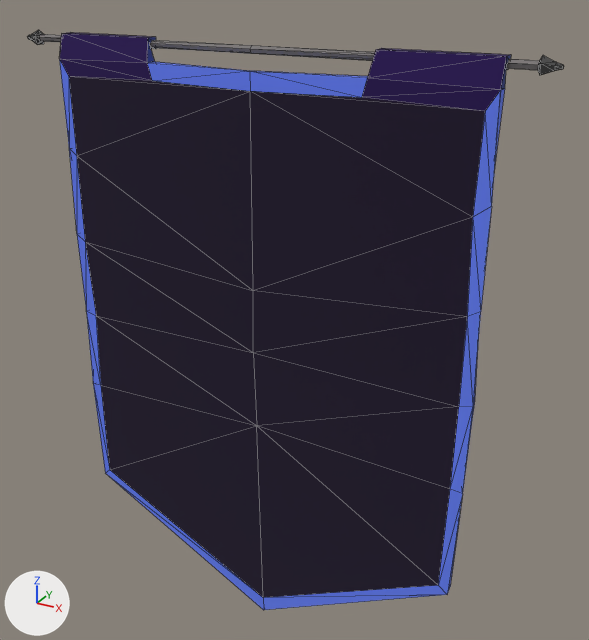
The glTF model assets/05_Fantasy_Pack/Banner_Blue_02/Banner_Blue_02.glb: old version first, new version second.
The view is the same before and after, from a 50 mm lens placed at (1.36, -2.26, 2.44), pointed at (0.06, 0.11, 1.25). The axes (+X, +Y, +Z) are drawn at lower left. The lights are the same throughout. Mesh edges are drawn as thin lines. Objects named as collision shapes, trigger or cutter boxes, shadow casters or lower levels of detail are left out. Vertices at the same position are counted once.

In view in the first picture: 'Banner_Blue_02'.
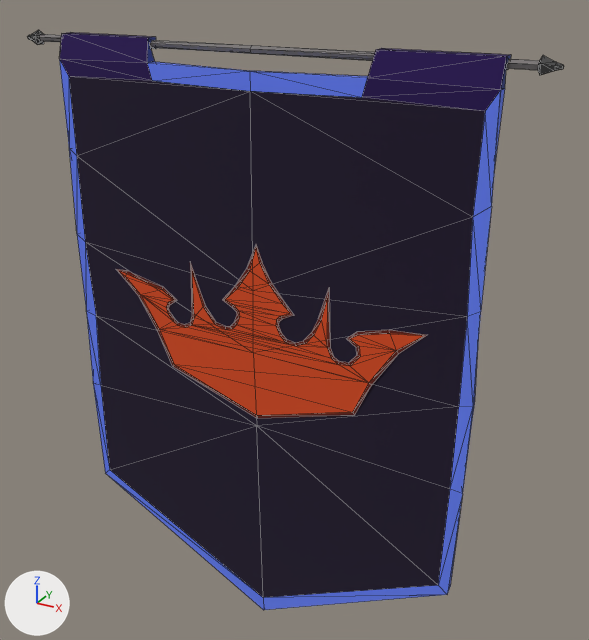
Where the change shows, as pixel boxes (x1, y1, x2, y2) in the pictures (589 x 640 px):
part 1 of me_plane_022, added (brown): after (116, 244, 427, 418)

Edits to the bpy script that builds the scene:
```text
Change me_plane_022:
    used by ob_banner_blue_02; location = (0.0, 0.0, 0.0)
    remove me_plane_022.from_pydata(...)  # 140 vertices, 272 faces; spans x -0.97..0.91, y -0.05..0.03, z 0.0..2.22
    add me_plane_022.from_pydata(...)  # 368 vertices, 610 faces; spans x -0.97..0.91, y -0.05..0.03, z 0.0..2.22
    me_plane_022 part 1: a new loose piece of 114 vertices spanning x -0.62..0.62, y -0.05, z 0.91..1.58, in mat_fantasypack_mat (picture img_fanstasypack_tx)
```
